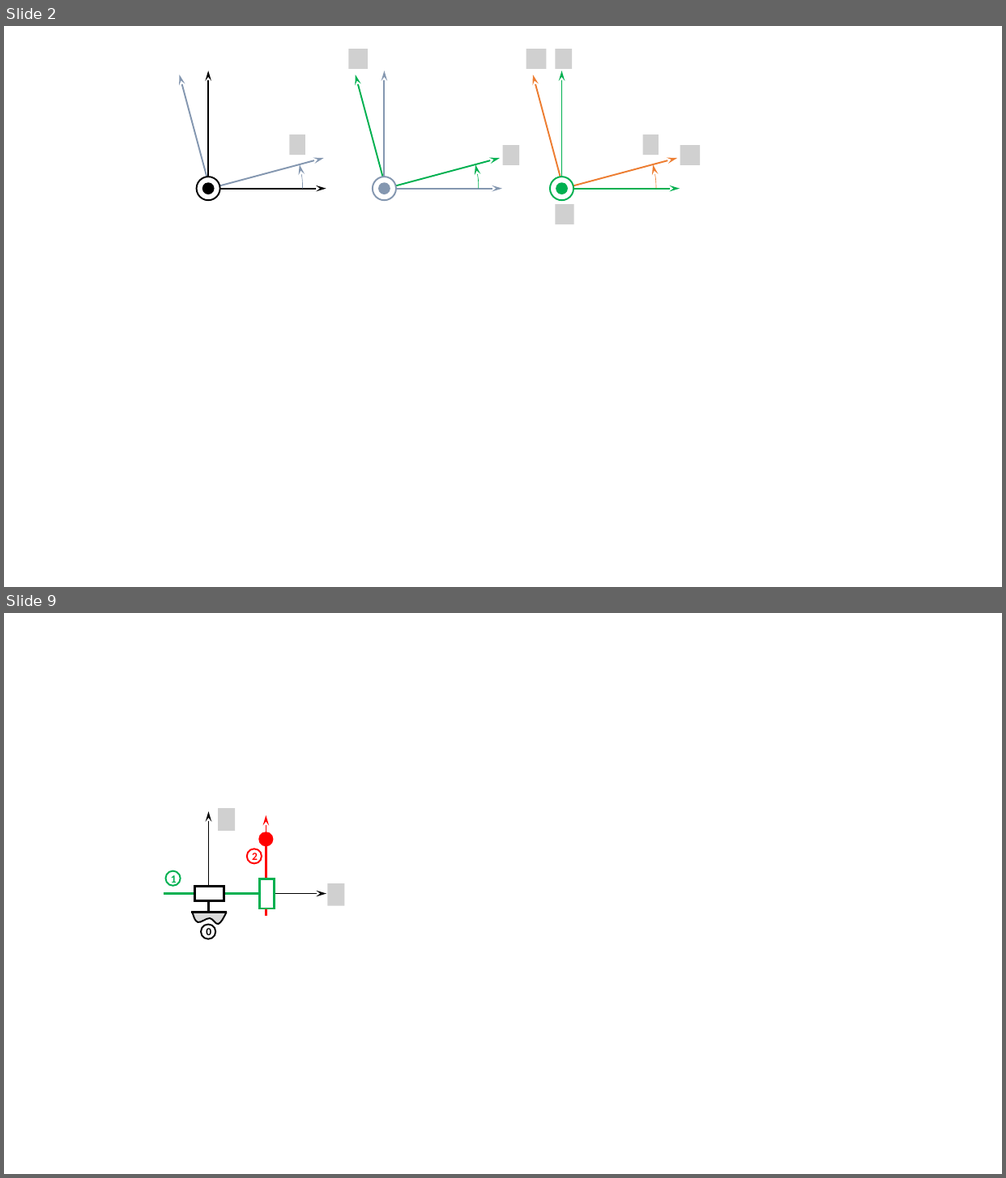
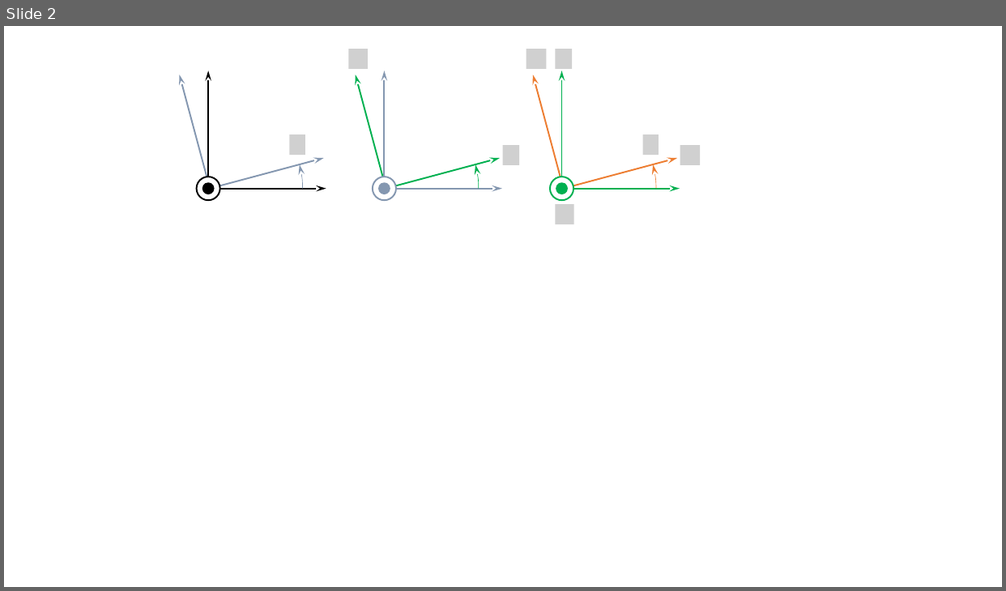
Before and after one commit to xpessoles/ExercicesCompetences, a slide deck: Figures/EPAS.pptx. Shown one above the other, each under a label of ours: slides 2 and 9 before the commit, slide 2 after it; the slides between them are not shown. The pictures are 1006x1178 and 1006x591 pixels, drawn with LibreOffice and Linux fonts; fonts in the diff are those of the drawing; grey boxes stand for pictures; background and template pictures are left out. Boxes give left, top, right and bottom in pixels: in the first picture for what was removed or moved away, otherwise in the second. Text is boxed around its words. In the diff, an @@ line names an element or a change of style, - is before the commit and + after.

```diff
--- a/Figures/EPAS.pptx
+++ b/Figures/EPAS.pptx
@@ slide 9 removed at [4, 613, 1002, 1174], background #FFFFFF @@
@@ group removed at [164, 808, 345, 939]: 4 lines, 4 ellipses, 3 arrows, 2 pictures, 2 rectangles, 1 freeform shape @@
-0
-1
-2
```
Also in this commit, not shown: 61 other slides removed, 4 other files.
